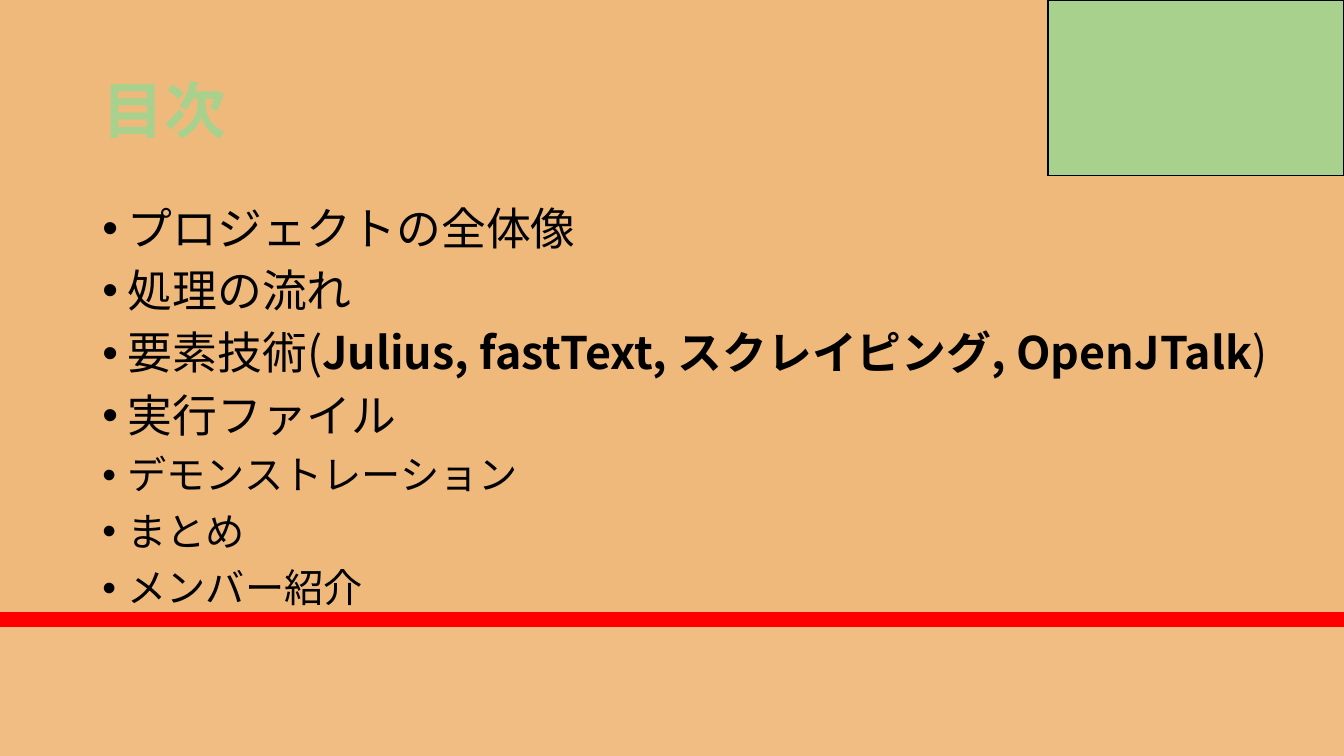
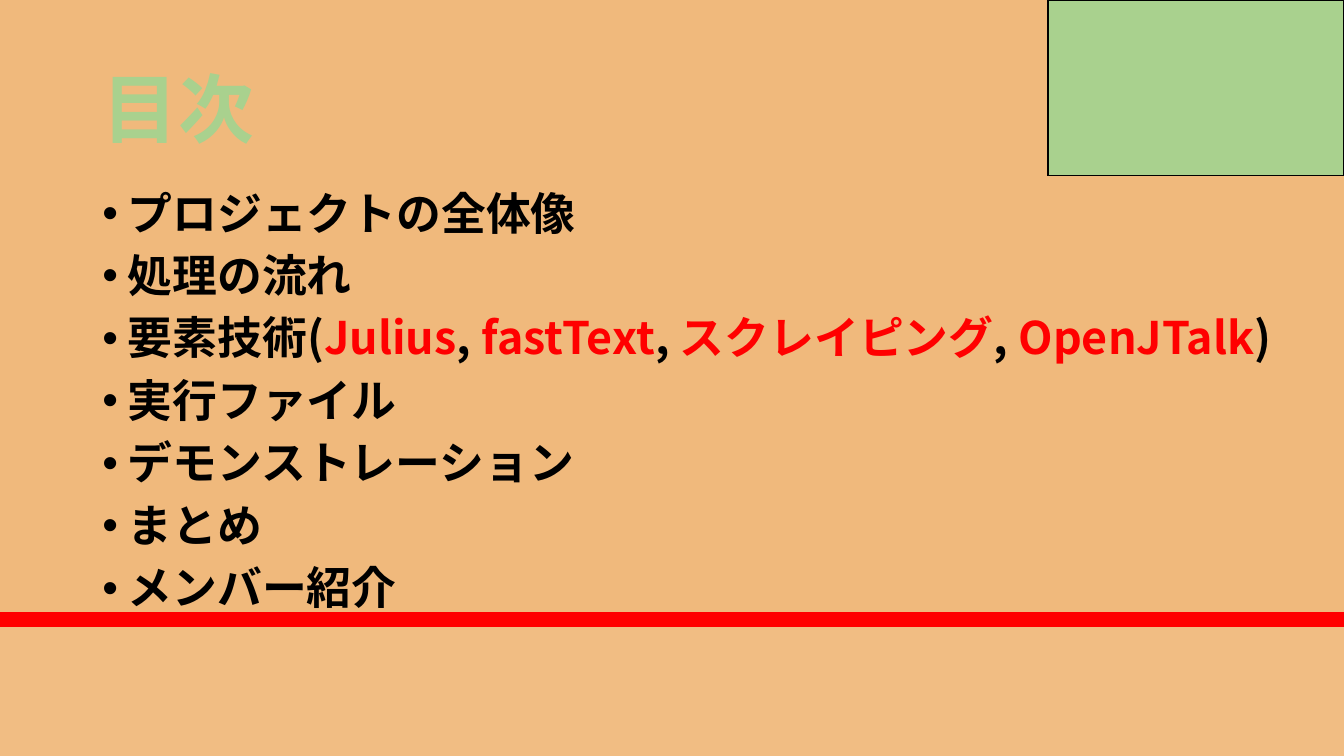
Before and after one commit to RikiishiSuzunosuke/AIspeaker_yosie, a slide deck: slide 2 of presentation/AIスピーカー開発_3_main.pptx. Drawn at 1344x756 pixels with LibreOffice and Linux fonts; fonts in the diff are those of the drawing. Boxes give left, top, right and bottom in pixels: in the first picture for what was removed or moved away, otherwise in the second. Text is boxed around its words. In the diff, an @@ line names an element or a change of style, - is before the commit and + after.

```diff
--- a/presentation/AIスピーカー開発_3_main.pptx
+++ b/presentation/AIスピーカー開発_3_main.pptx
@@ text "プロジェクトの全体像" moved from (x1=128, y1=207, x2=1267, y2=613) to (x1=128, y1=191, x2=1272, y2=616) @@
@@ text "プロジェクトの全体像" at (x1=128, y1=191, x2=1272, y2=616): bold on in "プロジェクトの全体像", "処理の流れ", "要素技術(Julius, OpenJTalk)", "実行ファイル" and 3 more places; text colour #000000 to #FF0000 in "要素技術(Julius, fastText, スクレイピング, OpenJTalk)"; size 28 to 32 pt in "デモンストレーション", "まとめ", "メンバー紹介" @@
```
Also in this commit, not shown: 30 other slides changed.
